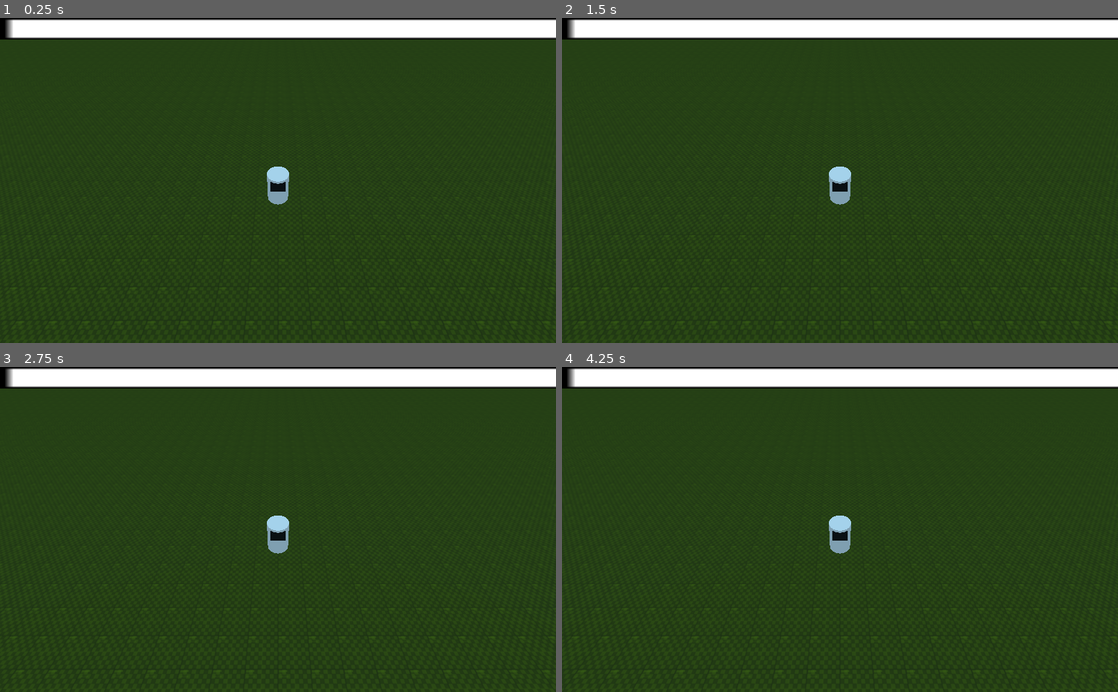
Above: before the commit, frames 1-4 (two rows, left to right).
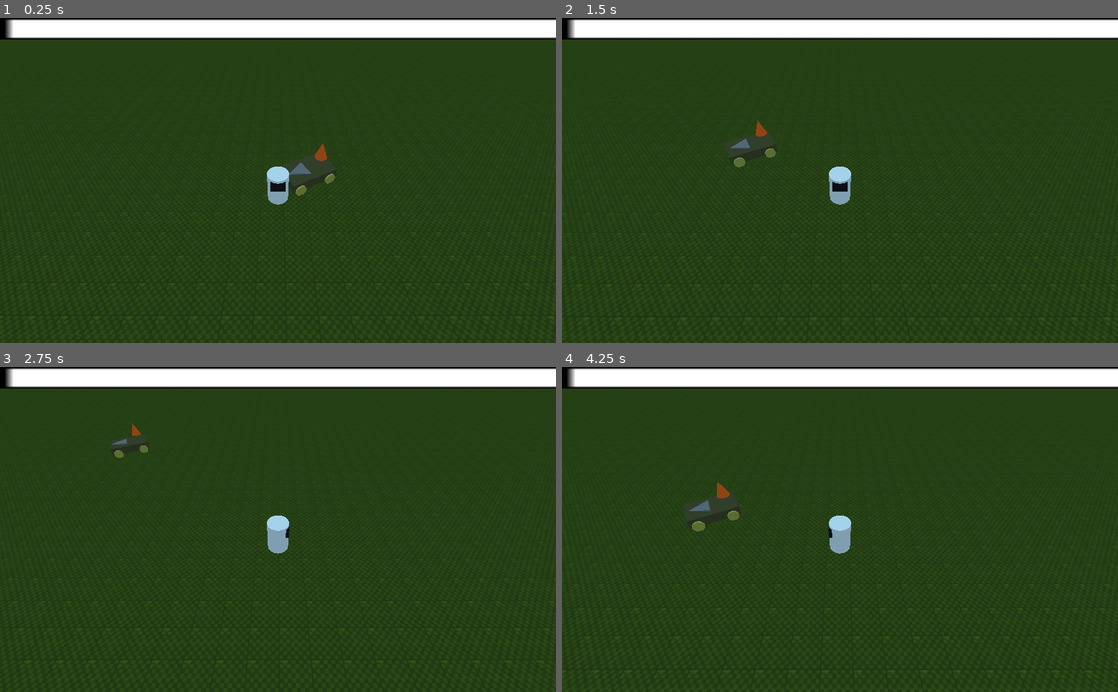
Above: after the commit, the same moments.

Repository: nwallenfang/emberguard
Game: Godot game, scene res://Prototyping/TestLevel.tscn
Same seed, same stepped clock (60 frames per second), same inputs: the game is played once before the commit and once after it. Before the commit the project has no main scene; this scene is started directly in both runs.
Inputs:
- Up to frame 1 (0.25 s): no input
- Up to frame 2 (1.5 s): tap Enter at 0.5 s; hold D (move_right, bound only after the commit) 0.53-1.28 s; hold S (move_back, bound only after the commit) from 1.28 s (still down)
- Up to frame 3 (2.75 s): release S (move_back, bound only after the commit) at 2.03 s; hold D (move_right, bound only after the commit) from 2.03 s (still down)
- Up to frame 4 (4.25 s): release D (move_right, bound only after the commit) at 2.78 s; hold W (move_forward, bound only after the commit) 2.78-3.53 s; hold A (move_left, bound only after the commit) from 3.53 s (still down)

The runs differ from the first frame. In frame 1, 0.6% of the frame differs, in the area x 0-100%, y 38-96%; in frame 2, 0.4%; in frame 3, 0.3%; in frame 4, 0.6%, in the area x 0-100%, y 35-95%.

Commit message:
sync

Diff:
--- /dev/null
+++ b/Prototyping/TestLevel.gd
@@ -0,0 +1,20 @@
+extends Spatial
+
+onready var path_follow: PathFollow = $WagonPath/PathFollow
+
+var wagon_speed: float = 2.5  # meter/s like a true physician
+func start_wagon_path():
+	pass
+
+
+
+func _ready() -> void:
+	# prepare path_follow to always be on the ground plane
+	# so change the y coordinate of each point
+	# TODO
+
+	var duration = $WagonPath.curve.get_baked_length() / wagon_speed
+	print("dur", duration)
+	$Tween.interpolate_property(path_follow, "offset", 0.0, $WagonPath.curve.get_baked_length(), duration)
+	$Tween.start()
+#	$WagonPath/PathFollow.
--- a/Prototyping/TestLevel.tscn
+++ b/Prototyping/TestLevel.tscn
@@ -1,9 +1,11 @@
-[gd_scene load_steps=8 format=2]
+[gd_scene load_steps=10 format=2]
 
 [ext_resource path="res://our_environment.tres" type="Environment" id=1]
 [ext_resource path="res://Logic/Player.tscn" type="PackedScene" id=2]
 [ext_resource path="res://Assets/Sprites/concrete.png" type="Texture" id=3]
 [ext_resource path="res://UI/UI.tscn" type="PackedScene" id=4]
+[ext_resource path="res://Objects/Actors/Wagon.tscn" type="PackedScene" id=5]
+[ext_resource path="res://Prototyping/TestLevel.gd" type="Script" id=6]
 
 [sub_resource type="CubeMesh" id=1]
 
@@ -17,6 +19,7 @@
 data = PoolVector3Array( -1, 1, 1, 1, 1, 1, -1, -1, 1, 1, 1, 1, 1, -1, 1, -1, -1, 1, 1, 1, -1, -1, 1, -1, 1, -1, -1, -1 …(284 unchanged characters)…
 
 [node name="TestLevel" type="Spatial"]
+script = ExtResource( 6 )
 
 [node name="Ground" type="MeshInstance" parent="."]
 transform = Transform( 171.823, 0, 0, 0, 0.218084, 0, 0, 0, 171.823, 0, 0, 0 )
@@ -46,4 +49,17 @@
 [node name="Camera" type="Camera" parent="Pivot"]
 transform = Transform( 1, 0, 0, 0, 1, 0, 0, 0, 1, 0, 0, 10 )
 
-[node name="CanvasLayer" parent="." instance=ExtResource( 4 )]
+[node name="UI" parent="." instance=ExtResource( 4 )]
+
+[node name="WagonPath" type="Path" parent="."]
+transform = Transform( -0.715741, 0, 0.698365, 0, 1, 0, -0.698365, 0, -0.715741, 0, 0, 0 )
+
+[node name="PathFollow" type="PathFollow" parent="WagonPath"]
+transform = Transform( -0.955227, 0, 0.295876, 0, 1, 0, -0.295876, 0, -0.955227, -0.0647101, 0.196216, 1.59162 )
+rotation_mode = 1
+cubic_interp = false
+
+[node name="Wagon" parent="WagonPath/PathFollow" instance=ExtResource( 5 )]
+transform = Transform( 1, -5.82077e-11, 0, 0, 1, 0, -2.98023e-08, 0, 1, 0, 0, 0 )
+
+[node name="Tween" type="Tween" parent="."]
--- a/UI/UI.tscn
+++ b/UI/UI.tscn
@@ -5,7 +5,7 @@
 [ext_resource path="res://Assets/Sprites/bar_over.png" type="Texture" id=3]
 [ext_resource path="res://Assets/Sprites/bar_progress.png" type="Texture" id=4]
 
-[node name="CanvasLayer" type="CanvasLayer"]
+[node name="UI" type="CanvasLayer"]
 script = ExtResource( 1 )
 
 [node name="FireHealthbar" type="TextureProgress" parent="."]
--- a/project.godot
+++ b/project.godot
@@ -27,7 +27,39 @@
 [application]
 
 config/name="Emberguard"
+run/main_scene="res://Prototyping/TestLevel.tscn"
 config/icon="res://icon.png"
+
+[autoload]
+
+UI="*res://UI/UI.tscn"
+
+[input]
+
+move_right={
+"deadzone": 0.5,
+"events": [ Object(InputEventKey,"resource_local_to_scene":false,"resource_name":"","device":0,"alt":false,"shift":false,"control":false,"meta":false,"command":false,"pressed":false,"scancode":0,"physical_scancode":68,"unicode":0,"echo":false,"script":null)
+, Object(InputEventJoypadMotion,"resource_local_to_scene":false,"resource_name":"","device":0,"axis":0,"axis_value":1.0,"script":null)
+ ]
+}
+move_left={
+"deadzone": 0.5,
+"events": [ Object(InputEventKey,"resource_local_to_scene":false,"resource_name":"","device":0,"alt":false,"shift":false,"control":false,"meta":false,"command":false,"pressed":false,"scancode":0,"physical_scancode":65,"unicode":0,"echo":false,"script":null)
+, Object(InputEventJoypadMotion,"resource_local_to_scene":false,"resource_name":"","device":0,"axis":0,"axis_value":-1.0,"script":null)
+ ]
+}
+move_forward={
+"deadzone": 0.5,
+"events": [ Object(InputEventKey,"resource_local_to_scene":false,"resource_name":"","device":0,"alt":false,"shift":false,"control":false,"meta":false,"command":false,"pressed":false,"scancode":0,"physical_scancode":87,"unicode":0,"echo":false,"script":null)
+, Object(InputEventJoypadMotion,"resource_local_to_scene":false,"resource_name":"","device":0,"axis":1,"axis_value":-1.0,"script":null)
+ ]
+}
+move_back={
+"deadzone": 0.5,
+"events": [ Object(InputEventKey,"resource_local_to_scene":false,"resource_name":"","device":0,"alt":false,"shift":false,"control":false,"meta":false,"command":false,"pressed":false,"scancode":0,"physical_scancode":83,"unicode":0,"echo":false,"script":null)
+, Object(InputEventJoypadMotion,"resource_local_to_scene":false,"resource_name":"","device":0,"axis":1,"axis_value":1.0,"script":null)
+ ]
+}
 
 [physics]
 
